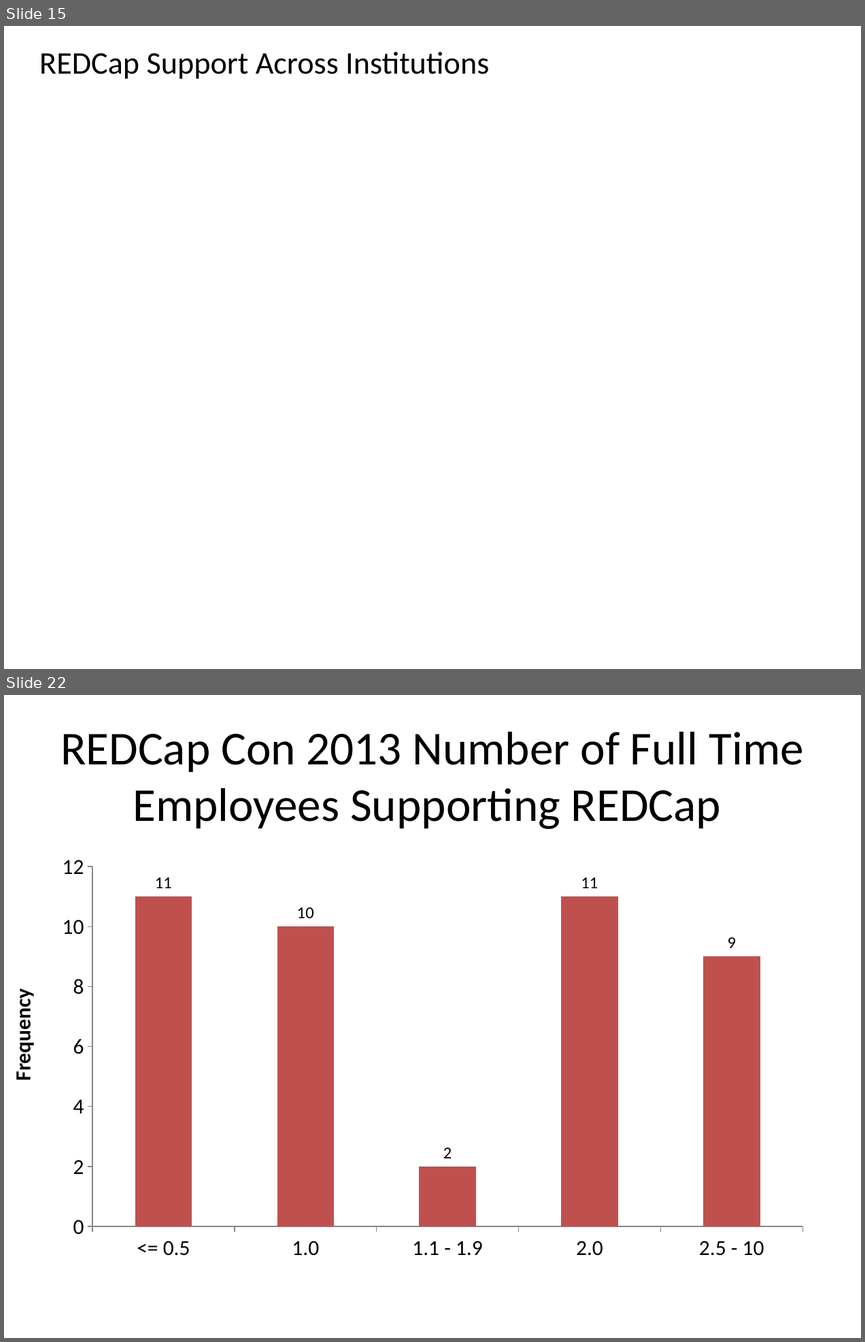
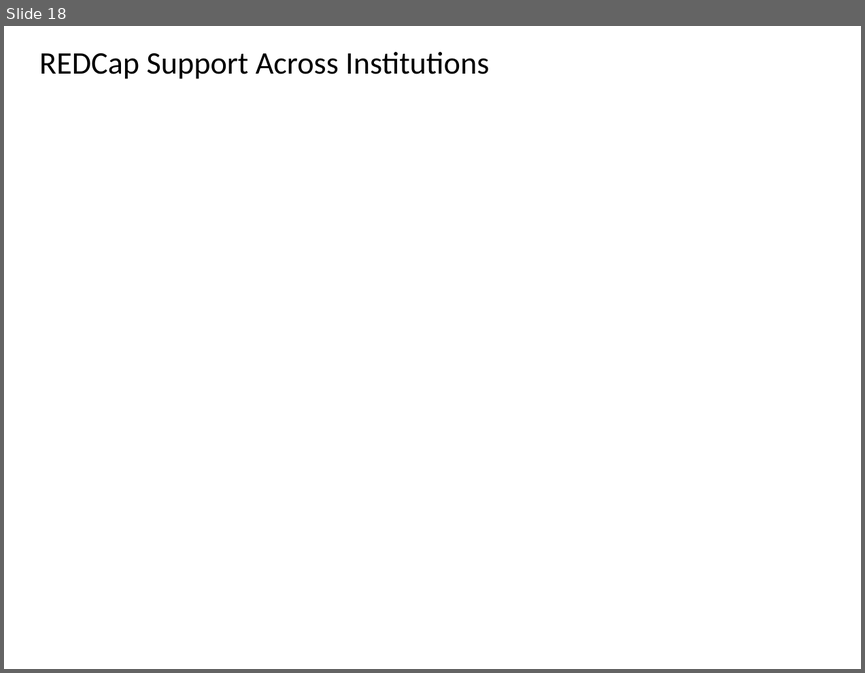
Before and after one commit to OuhscBbmc/RedcapGovernanceDocs, a slide deck: agendas/2016-04-redcap-governance-meeting.pptx. Shown one above the other, each under a label of ours: slides 15 and 22 before the commit, slide 18 after it; the slides between them are not shown. The pictures are 865x1342 and 865x673 pixels, drawn with LibreOffice and Linux fonts; fonts in the diff are those of the drawing; background and template pictures are left out. Boxes give left, top, right and bottom in pixels: in the first picture for what was removed or moved away, otherwise in the second. Text is boxed around its words. In the diff, an @@ line names an element or a change of style, - is before the commit and + after.

Commit message:
2016 agenda slides and support plan

```diff
--- a/agendas/2016-04-redcap-governance-meeting.pptx
+++ b/agendas/2016-04-redcap-governance-meeting.pptx
@@ slide 22 removed at <box>4,695,861,1338</box>, background #FFFFFF @@
@@ title removed at <box>60,732,803,829</box> @@
-REDCap Con 2013 Number of Full Time Employees Supporting REDCap
@@ column chart removed at <box>47,845,818,1269</box> @@
-categories: <= 0.5, 1.0, 1.1 - 1.9, 2.0, 2.5 - 10
-Series 1: 11, 10, 2, 11, 9
@@ text removed at <box>10,998,36,1079</box> @@
-Frequency
@@ what was slide 15 is now slide 18 @@
```
Also in this commit, not shown: 8 slides changed, 9 slides added, 8 other slides removed, 1 other file.
